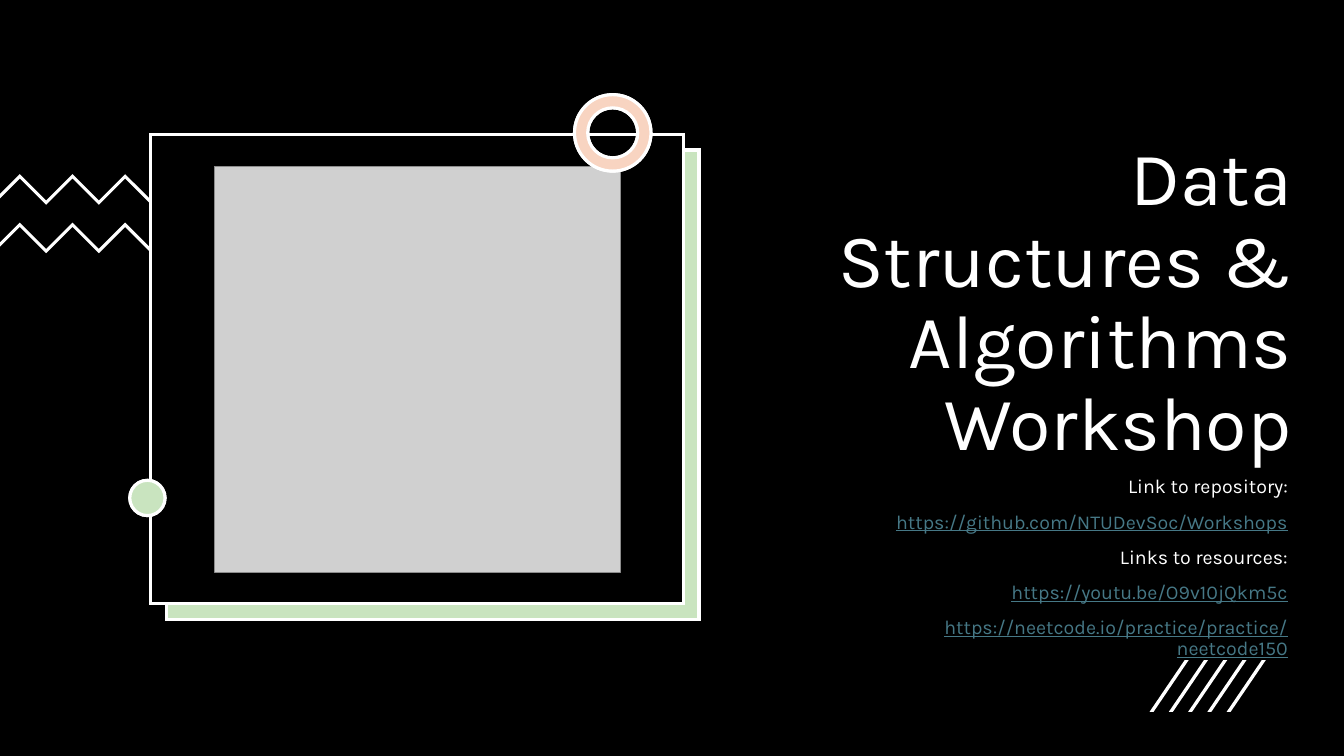
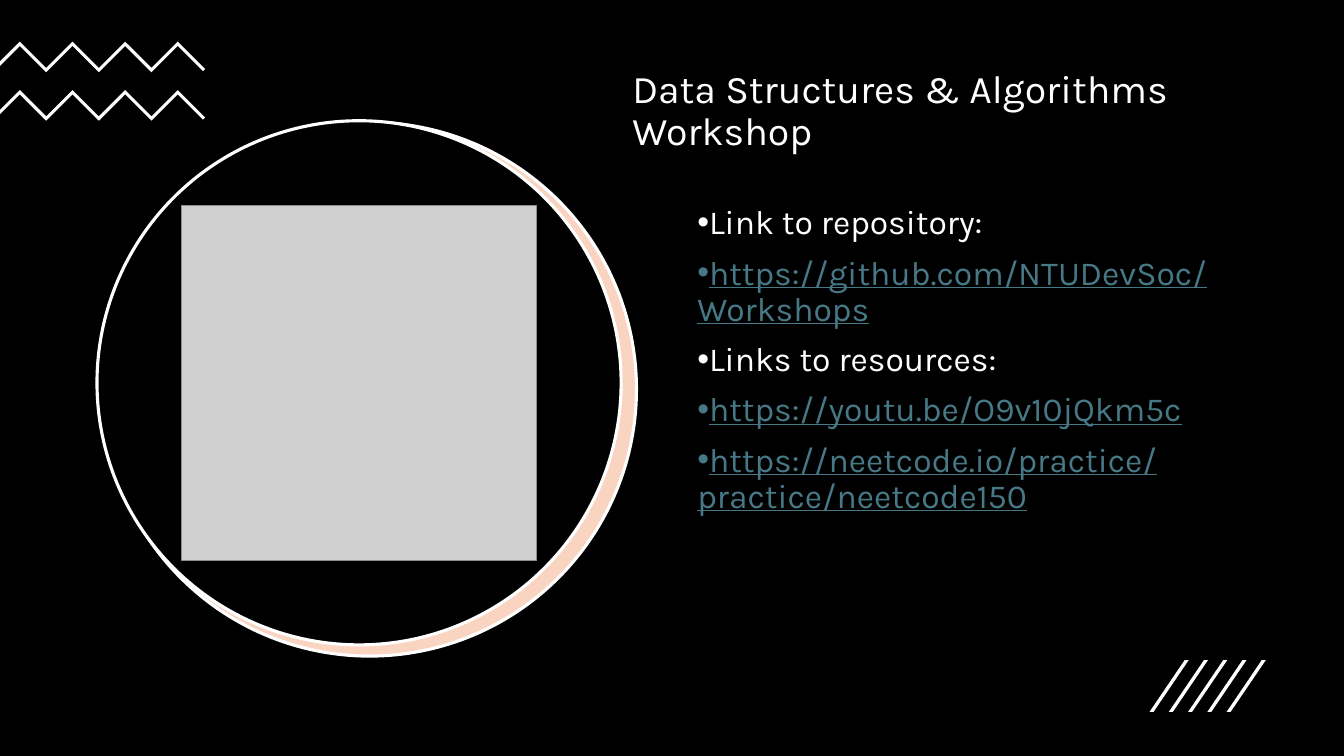
Before and after one commit to NTUDevSoc/Workshops, a slide deck: slide 1 of DSA Workshop/DevSoc Data Structures & Algorithms Interview Workshop.pptx. Drawn at 1344x756 pixels with LibreOffice and Linux fonts; fonts in the diff are those of the drawing; grey boxes stand for pictures. Boxes give left, top, right and bottom in pixels: in the first picture for what was removed or moved away, otherwise in the second. Text is boxed around its words. In the diff, an @@ line names an element or a change of style, - is before the commit and + after.

Commit message:
update presentation

```diff
--- a/DSA Workshop/DevSoc Data Structures & Algorithms Interview Workshop.pptx
+++ b/DSA Workshop/DevSoc Data Structures & Algorithms Interview Workshop.pptx
@@ freeform shape: place and size @@
-freeform shape at [0,223,206,253]
+freeform shape at [0,41,206,72]
@@ title "Data Structures & Algorithms Workshop": place and size @@
-title "Data Structures & Algorithms Workshop" at [838,157,1292,468]
+title "Data Structures & Algorithms Workshop" at [632,76,1167,155]
@@ title "Data Structures & Algorithms Workshop" at [632,76,1167,155]: size 54 to 28 pt; alignment right to left; vertical alignment bottom to middle @@
@@ freeform shape: place and size @@
-freeform shape at [0,174,206,205]
+freeform shape at [0,90,206,120]
@@ freeform shape removed at [575,95,651,171] @@
@@ freeform shape removed at [575,95,651,171] @@
@@ ellipse added at [97,121,621,645], fill #000000, outline #FFFFFF 2.25 pt @@
@@ ellipse added at [103,122,637,656], fill #FFFFFF @@
@@ ellipse added at [103,122,637,656], fill #E97132 at 30% opacity, outline #FFFFFF 2.25 pt @@
@@ rectangle removed at [151,135,685,605] @@
@@ rectangle removed at [151,135,685,605] @@
@@ rectangle removed at [166,150,700,620] @@
@@ rectangle removed at [166,150,700,620] @@
@@ picture: place and size @@
-picture at [215,166,620,572]
+picture at [181,206,536,561]
@@ text "Link to repository:": place and size @@
-text "Link to repository:" at [896,479,1288,662]
+text "Link to repository:" at [697,211,1207,516]
@@ text "Link to repository:" at [697,211,1207,516]: size 14 to 24 pt; alignment right to left; bullet none to • @@
@@ ellipse removed at [130,480,165,515] @@
@@ ellipse removed at [130,480,165,515] @@
```
Also in this commit, not shown: 5 slides added, 1 other file.
